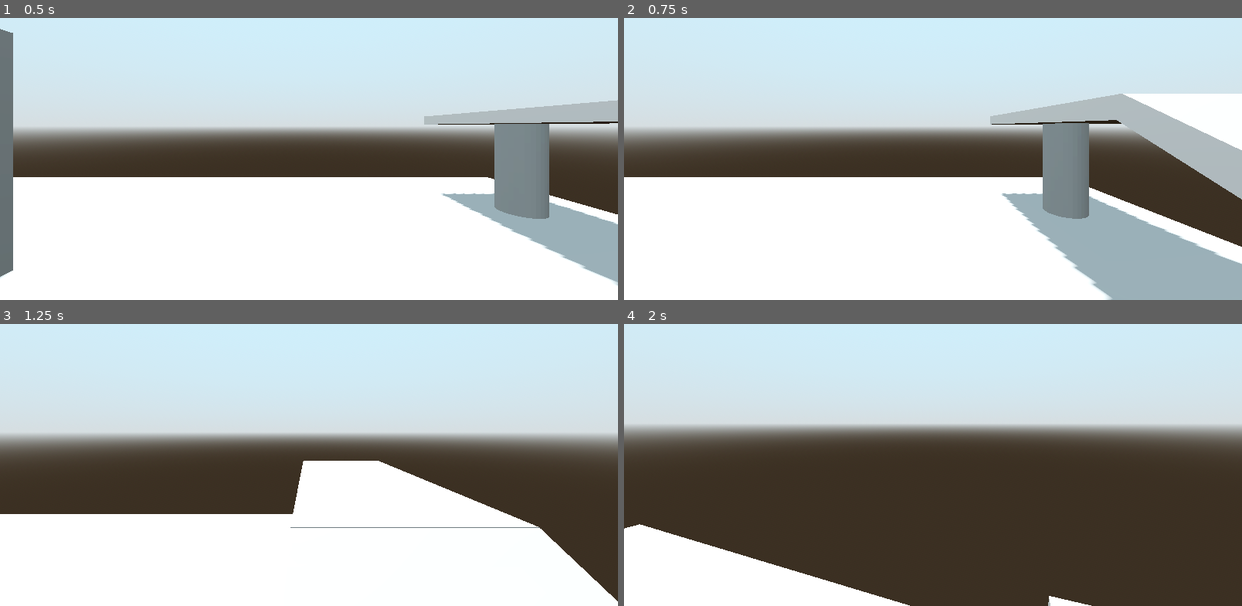
Above: before the commit, frames 1-4 (two rows, left to right).
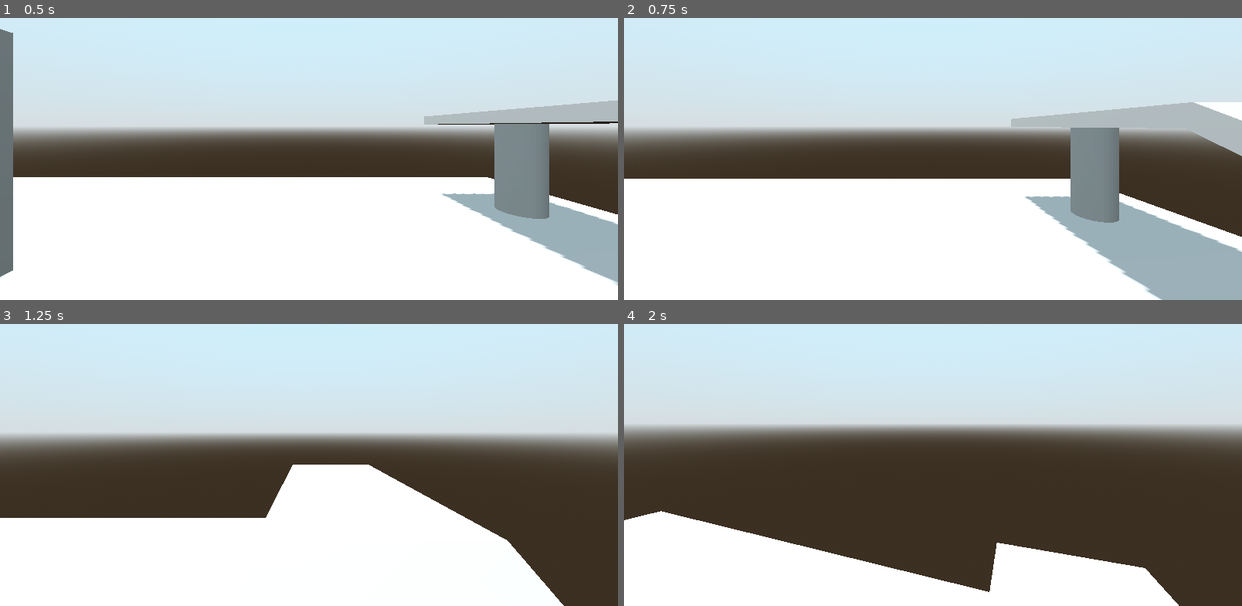
Above: after the commit, the same moments.

Repository: undeadjess/videogame
Game: Godot game, scene res://scenes/testScene.tscn
Two runs of this game, one before a commit and one after it. Both use one fixed random seed, a clock stepped at 60 frames per second and the inputs below.
Inputs (mouse positions are in pixels of both pictures, inside the frame that each line leads up to):
- Up to frame 1 (0.5 s): no input
- Up to frame 2 (0.75 s): move the mouse to (1068, 108) at 0.52 s; hold D (move_right) from 0.53 s (still down); hold Shift (sprint) from 0.53 s (still down); click (1068, 108) at 0.67 s
- Up to frame 3 (1.25 s): keep holding D (move_right); keep holding Shift (sprint); tap Space (jump) at 0.77 s
- Up to frame 4 (2 s): move the mouse to (902, 433) at 1.27 s; release D (move_right) at 1.28 s; release Shift (sprint) at 1.28 s; hold W (move_forward) from 1.28 s (still down); tap Shift (sprint) at 1.35 s; tap Space (jump) at 1.52 s

Frame 1 is identical in both runs. In frame 2, 12% of the frame differs, in the area x 0-100%, y 26-100%; in frame 3, 5.0%; in frame 4, 9.8%.

Commit message:
Adjust movement constants, make movement smoother & rename neck to head

Diff:
--- a/src/assets/objects/characters/Player.gd
+++ b/src/assets/objects/characters/Player.gd
@@ -1,9 +1,10 @@
 extends CharacterBody3D
 
 var speed
-const WALK_SPEED = 5.0
-const SPRINT_SPEED = 8.0
+const WALK_SPEED = 3.5
+const SPRINT_SPEED = 5.0
 const JUMP_VELOCITY = 4.5
+const SENSITIVITY = 0.001
 
 #view bobbing
 const BOB_FREQ = 2.0
@@ -12,8 +13,8 @@
 
 # Get the gravity from the project settings to be synced with RigidBody nodes.
 var gravity = ProjectSettings.get_setting("physics/3d/default_gravity")
-@onready var neck := $Neck
-@onready var camera := $Neck/Camera3D
+@onready var neck := $Head
+@onready var camera := $Head/Camera3D
 
 func _unhandled_input(event):
 	if event is InputEventMouseButton:
@@ -51,11 +52,11 @@
 			velocity.x = direction.x * speed
 			velocity.z = direction.z * speed
 		else:
-			velocity.x = move_toward(velocity.x, 0, speed)
-			velocity.z = move_toward(velocity.z, 0, speed)
+			velocity.x = lerp(velocity.x, direction.x * speed, delta * 7.0)
+			velocity.z = lerp(velocity.z, direction.z * speed, delta * 7.0)
 	else:
-		velocity.x = lerp(velocity.x, direction.x * speed, delta * 2.0)
-		velocity.z = lerp(velocity.z, direction.z * speed, delta * 2.0)
+		velocity.x = lerp(velocity.x, direction.x * speed, delta * 3.0)
+		velocity.z = lerp(velocity.z, direction.z * speed, delta * 3.0)
 
 	t_bob += delta * velocity.length() * float(is_on_floor())
 	camera.transform.origin = _headbob(t_bob)
--- a/src/assets/objects/characters/player.tscn
+++ b/src/assets/objects/characters/player.tscn
@@ -16,7 +16,7 @@
 [node name="CollisionShape3D" type="CollisionShape3D" parent="."]
 shape = SubResource("ConvexPolygonShape3D_4pqdi")
 
-[node name="Neck" type="Node3D" parent="."]
+[node name="Head" type="Node3D" parent="."]
 transform = Transform3D(1, 0, 0, 0, 1, 0, 0, 0, 1, 0, 0.651896, 0)
 
-[node name="Camera3D" type="Camera3D" parent="Neck"]
+[node name="Camera3D" type="Camera3D" parent="Head"]
